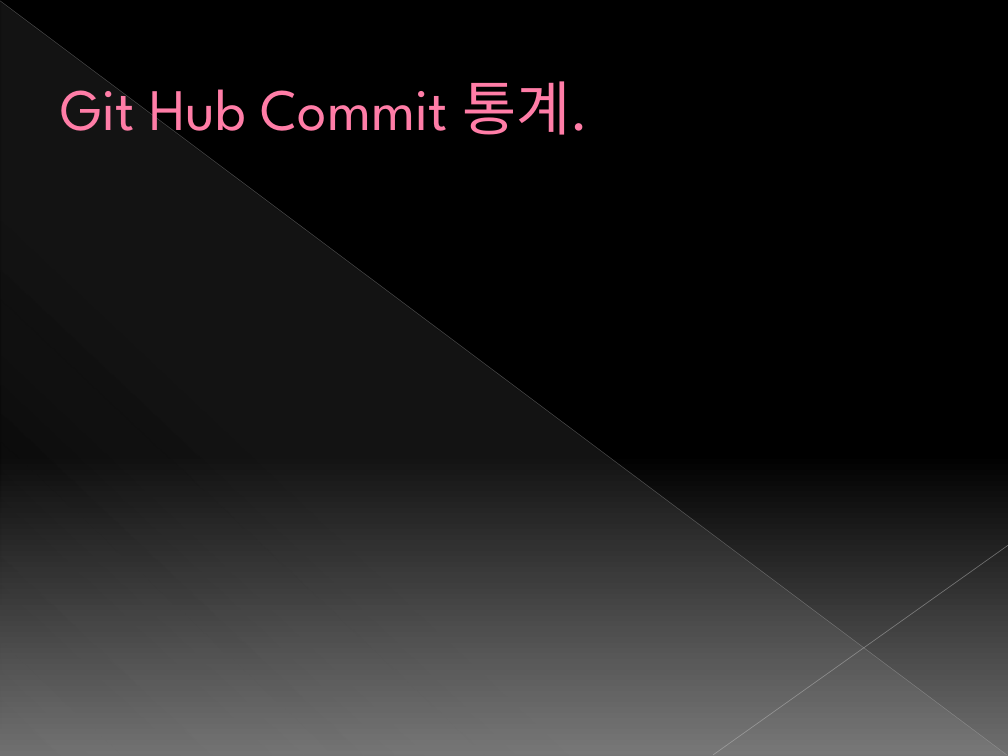
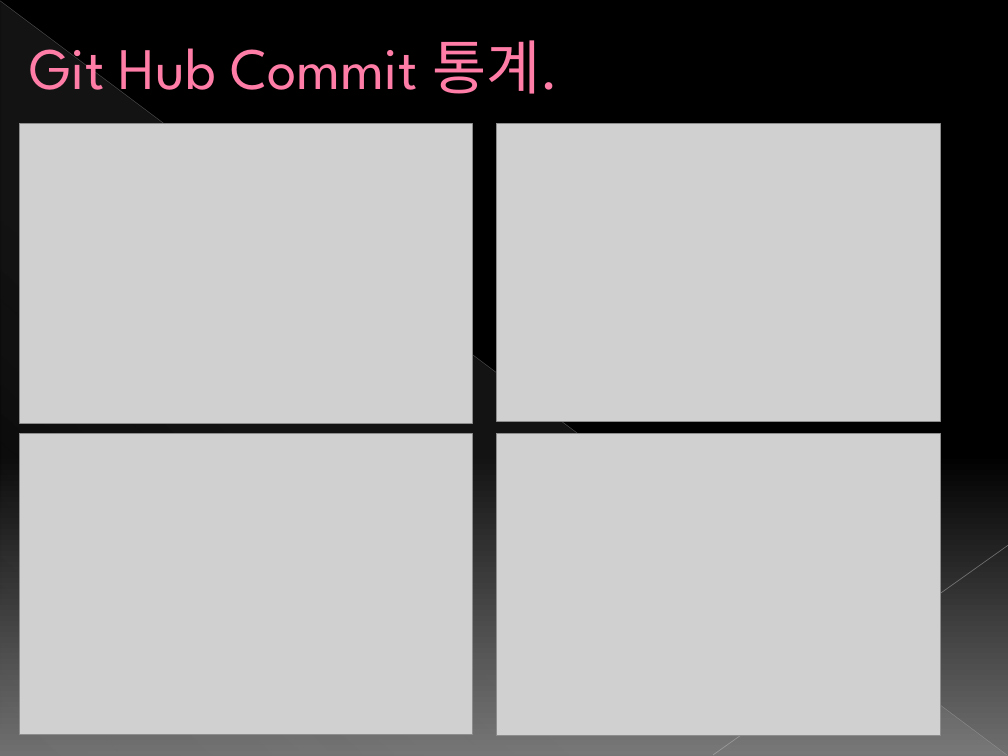
Before and after one commit to hohyuk/2D_Game_Programing, a slide deck: slide 6 of 2차 발표자료.pptx. Drawn at 1008x756 pixels with LibreOffice and Linux fonts; fonts in the diff are those of the drawing; grey boxes stand for pictures. Boxes give left, top, right and bottom in pixels: in the first picture for what was removed or moved away, otherwise in the second. Text is boxed around its words. In the diff, an @@ line names an element or a change of style, - is before the commit and + after.

Commit message:
1122

```diff
--- a/2차 발표자료.pptx
+++ b/2차 발표자료.pptx
@@ title "Git Hub Commit 통계." rewrapped from <box>60,81,589,148</box> to <box>30,30,558,108</box> @@
@@ picture added at <box>20,124,473,423</box> @@
@@ picture added at <box>496,124,940,421</box> @@
@@ picture added at <box>20,433,473,735</box> @@
@@ picture added at <box>496,433,940,735</box> @@
```
Also in this commit, not shown: 1 other slide changed.
